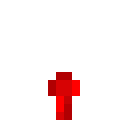
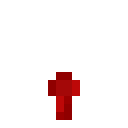
Two versions of the same layered image (w=128, h=128). Layer-by-layer changes:
painted on "Background" over [48, 72, 80, 120]
